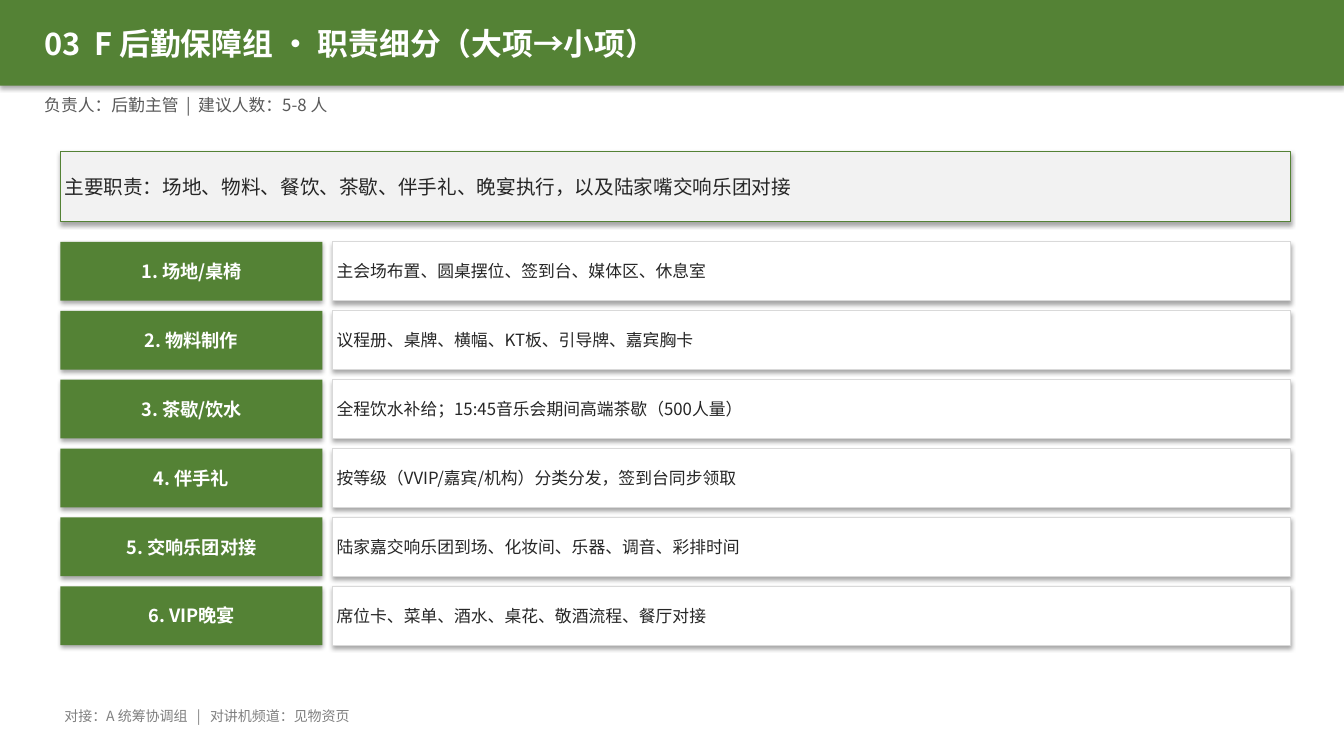
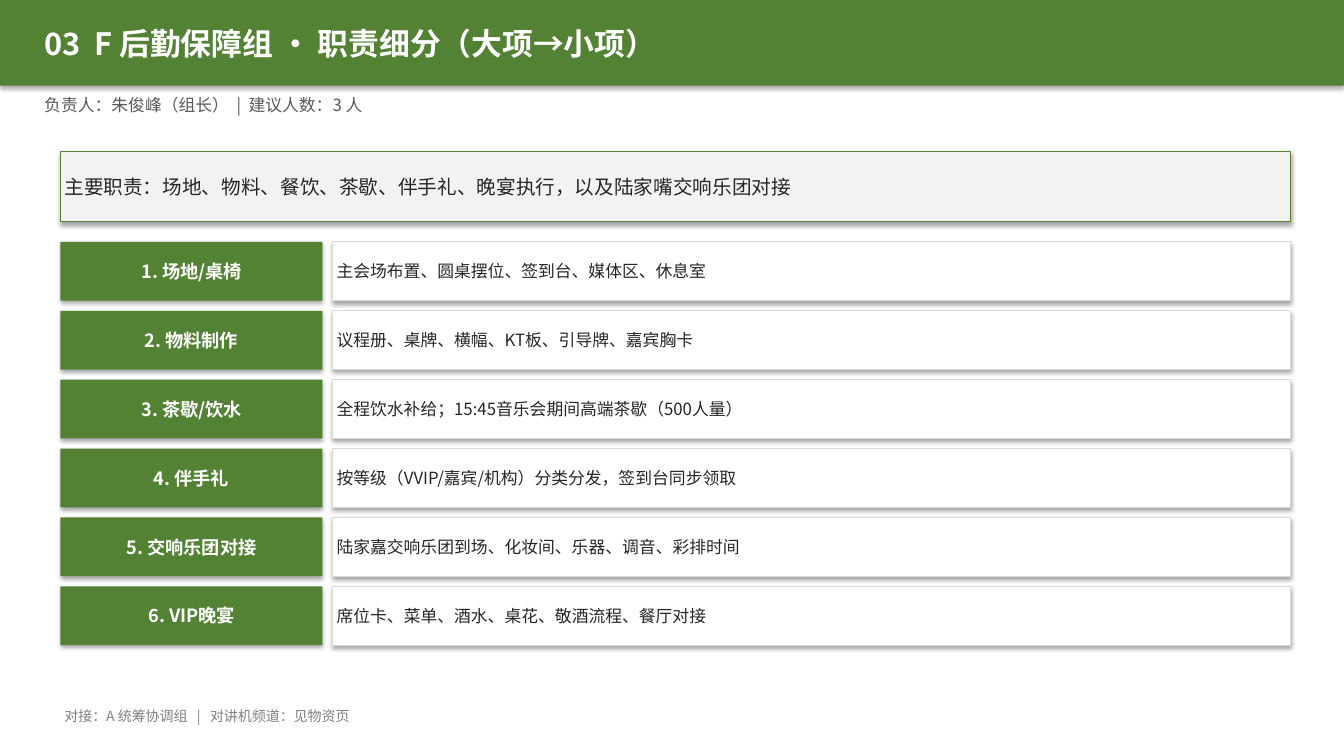
Before and after one commit to hujigang2010-maker/AIDEN, a slide deck: slide 10 of 2026峰会_志愿者分工方案.pptx. Drawn at 1344x756 pixels with LibreOffice and Linux fonts; fonts in the diff are those of the drawing. Boxes give left, top, right and bottom in pixels: in the first picture for what was removed or moved away, otherwise in the second. Text is boxed around its words. In the diff, an @@ line names an element or a change of style, - is before the commit and + after.

```diff
--- a/2026峰会_志愿者分工方案.pptx
+++ b/2026峰会_志愿者分工方案.pptx
@@ text at (44,97,363,113): text changed @@
-负责人：后勤主管 | 建议人数：5-8 人
+负责人：朱俊峰（组长） | 建议人数：3 人
```
Also in this commit, not shown: 14 other slides changed, 1 slide added, 2 other files.
